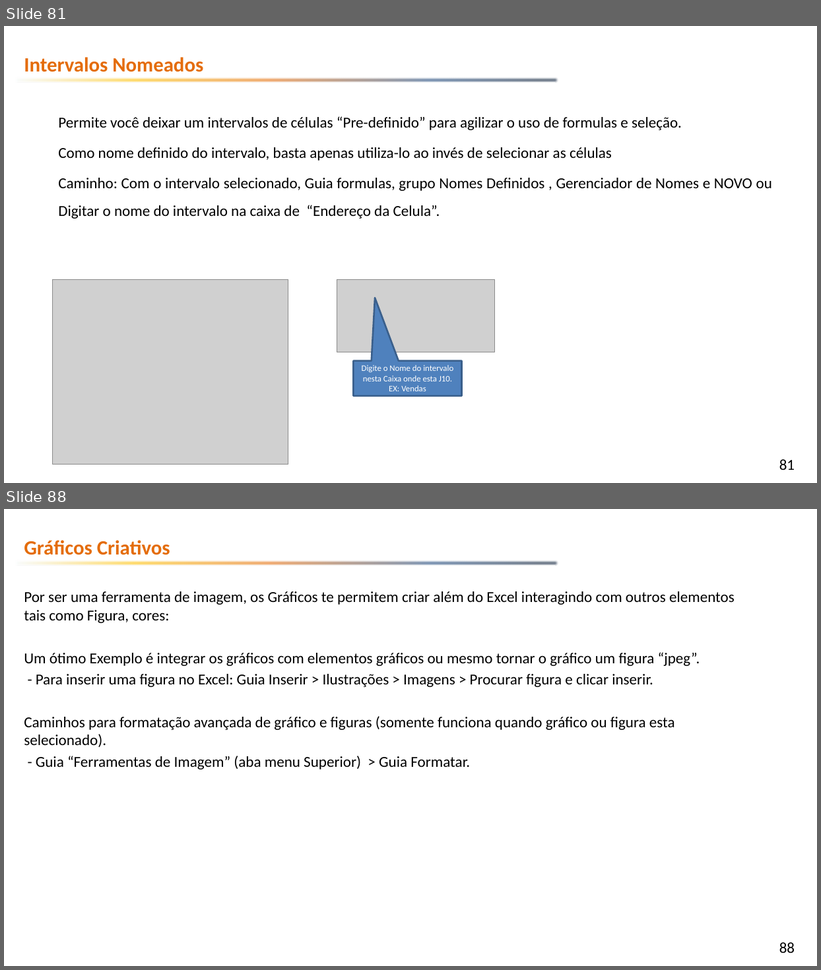
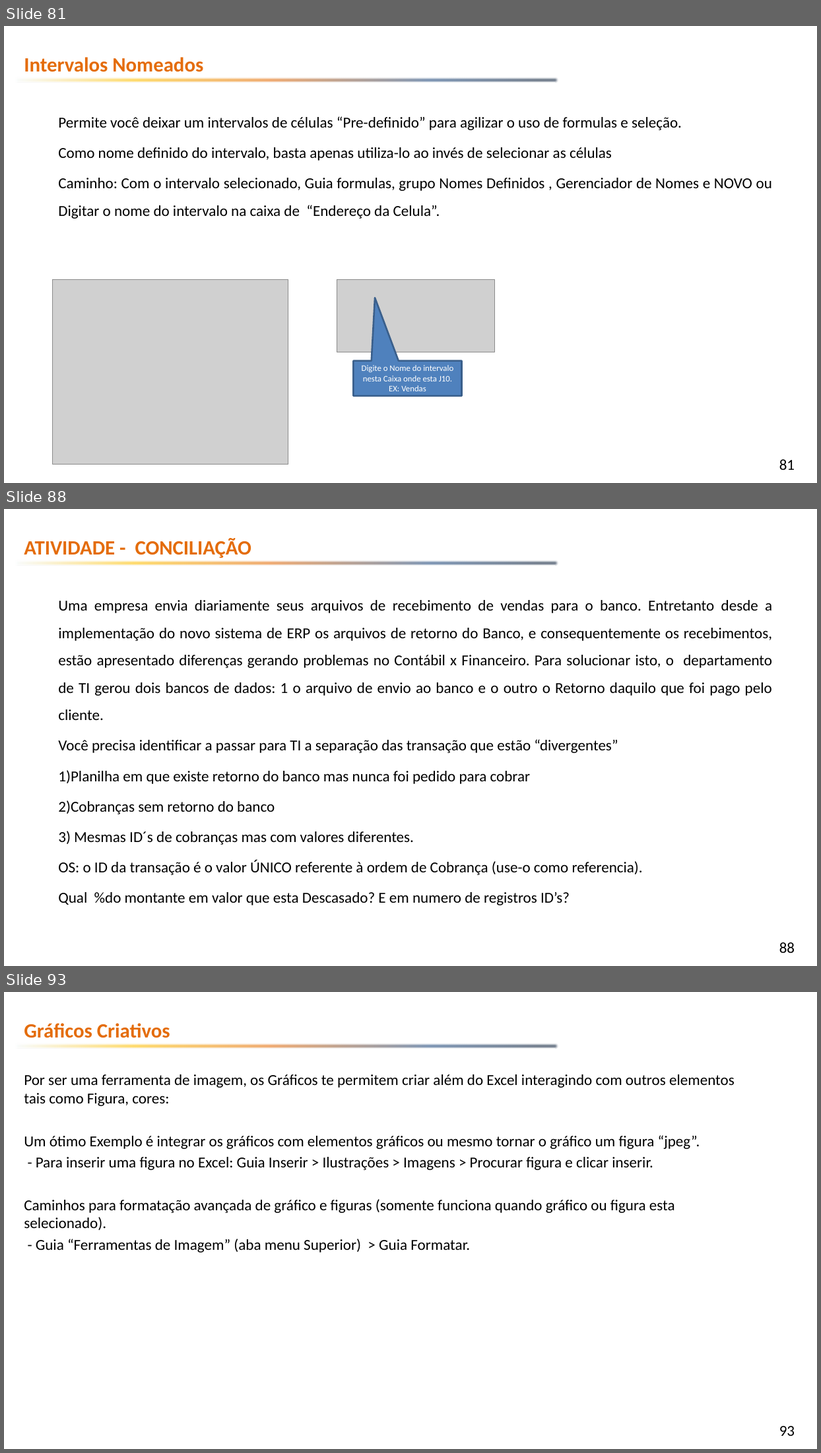
Before and after one commit to emerson-fenrir/Excel_Basico, a slide deck: Professor/Aula3.pptx. Shown one above the other, each under a label of ours: slides 81 and 88 before the commit, slides 81, 88 and 93 after it; the slides between them are not shown. The pictures are 821x970 and 821x1453 pixels, drawn with LibreOffice and Linux fonts; fonts in the diff are those of the drawing; grey boxes stand for pictures; background and template pictures are left out. Boxes give left, top, right and bottom in pixels: in the first picture for what was removed or moved away, otherwise in the second. Text is boxed around its words. In the diff, an @@ line names an element or a change of style, - is before the commit and + after.

```diff
--- a/Professor/Aula3.pptx
+++ b/Professor/Aula3.pptx
@@ slide 88 added at (x1=4, y1=509, x2=817, y2=966), background picture (left out); not listed: 2 template elements that a slide beside it also shows @@
@@ text added at (x1=24, y1=538, x2=252, y2=558), 24 pt, text #E46C0A, bold @@
+ATIVIDADE - CONCILIAÇÃO
@@ text added at (x1=58, y1=600, x2=772, y2=906), 18 pt, text #000000 @@
+Uma empresa envia diariamente seus arquivos de recebimento de vendas para o banco. Entretanto desde a implementação do novo sistema de ERP os arquivos de retorno do Banco, e consequentemente os recebimentos, estão apresentado diferenças gerando problemas no Contábil x Financeiro. Para solucionar isto, o departamento de TI gerou dois bancos de dados: 1 o arquivo de envio ao banco e o outro o Retorno daquilo que foi pago pelo cliente.
+Você precisa identificar a passar para TI a separação das transação que estão “divergentes”
+1)Planilha em que existe retorno do banco mas nunca foi pedido para cobrar
+2)Cobranças sem retorno do banco
+3) Mesmas ID´s de cobranças mas com valores diferentes.
+OS: o ID da transação é o valor ÚNICO referente à ordem de Cobrança (use-o como referencia).
+Qual %do montante em valor que esta Descasado? E em numero de registros ID’s?
@@ what was slide 88 is now slide 93 @@
@@ page number at (x1=780, y1=1426, x2=795, y2=1436): text changed @@
-88
+93
```
Also in this commit, not shown: 3 slides changed, 4 other slides added, 3 other files.
